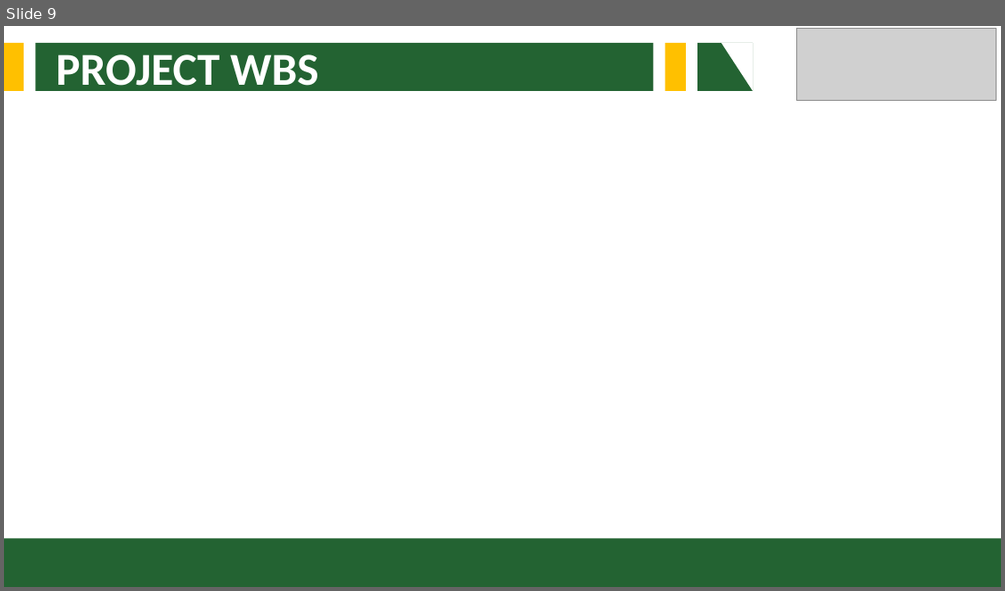
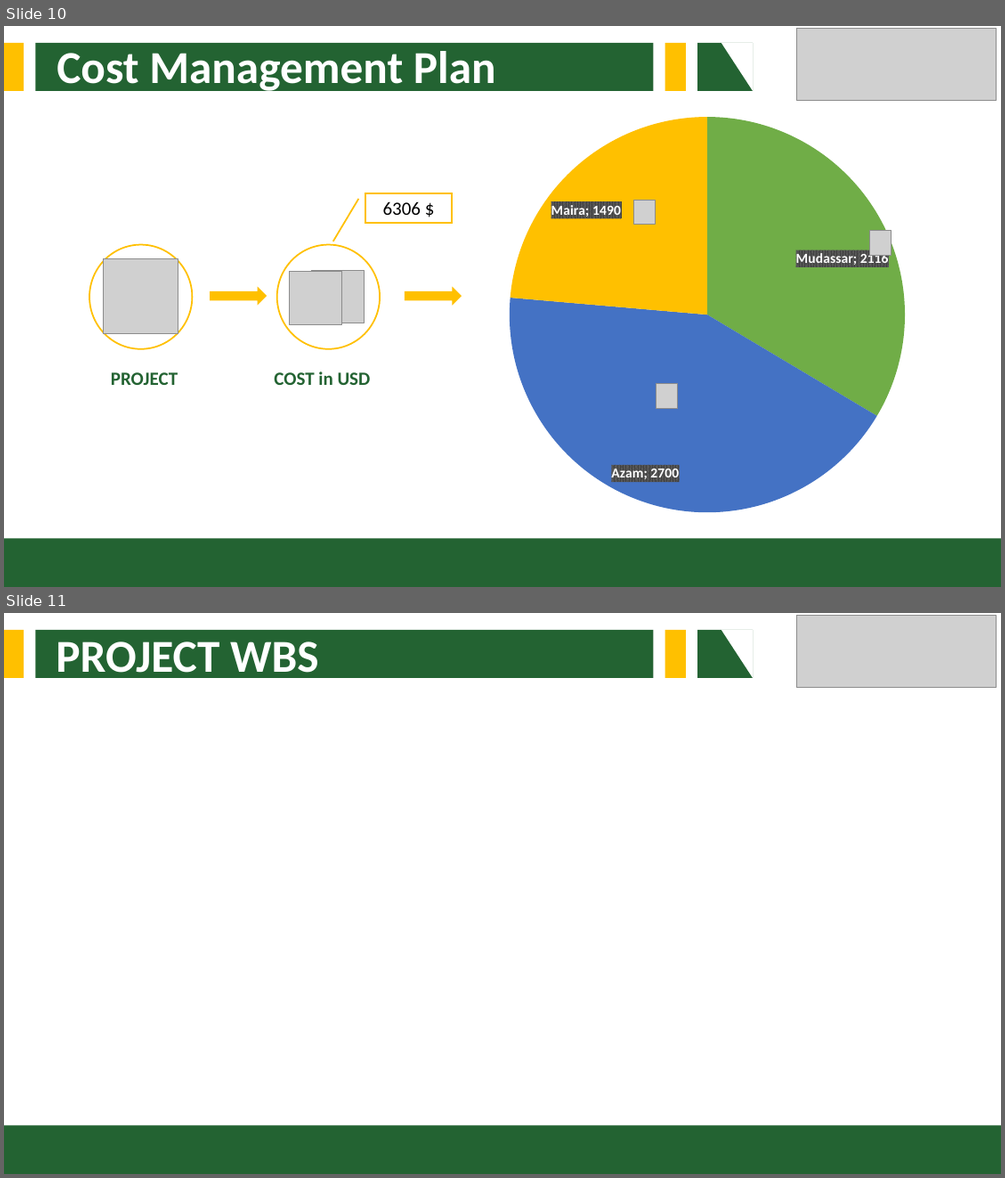
Before and after one commit to Mudassar045/learningvscode, a slide deck: final-project-presentation.pptx. Shown one above the other, each under a label of ours: slide 9 before the commit, slides 10 and 11 after it. The pictures are 1005x591 and 1005x1178 pixels, drawn with LibreOffice and Linux fonts; fonts in the diff are those of the drawing; grey boxes stand for pictures. Boxes give left, top, right and bottom in pixels: in the first picture for what was removed or moved away, otherwise in the second. Text is boxed around its words. In the diff, an @@ line names an element or a change of style, - is before the commit and + after.

```diff
--- a/final-project-presentation.pptx
+++ b/final-project-presentation.pptx
@@ slide 10 added at (4, 26, 1001, 587), background #FFFFFF @@
@@ rectangle added at (4, 42, 24, 90), fill #FFC000 @@
@@ rectangle added at (35, 42, 653, 90), fill #236332 @@
@@ text added at (57, 51, 496, 95), 44 pt, text #FFFFFF, bold @@
+Cost Management Plan
@@ rectangle added at (665, 42, 686, 90), fill #FFC000 @@
@@ rectangle added at (698, 42, 753, 90), fill #236332 @@
@@ right triangle added at (721, 42, 752, 90), fill #FFFFFF @@
@@ picture added at (797, 29, 996, 100) @@
@@ pie chart added at (447, 107, 968, 523) @@
+categories: Mudassar, Azam, Maira
+Series 1: 2116, 2700, 1490
@@ border callout added at (366, 192, 452, 223), outline #FFC000 1.5 pt, 18 pt, text #000000 @@
+6306 $
@@ picture added at (633, 200, 655, 224) @@
@@ picture added at (870, 231, 890, 256) @@
@@ ellipse added at (89, 244, 192, 349), outline #FFC000 1.5 pt @@
@@ picture added at (104, 258, 178, 333) @@
@@ ellipse added at (277, 244, 380, 349), outline #FFC000 1.5 pt @@
@@ right arrow added at (210, 286, 267, 305), fill #FFC000 @@
@@ picture added at (289, 272, 342, 324) @@
@@ picture added at (311, 271, 364, 323) @@
@@ right arrow added at (404, 286, 461, 305), fill #FFC000 @@
@@ text added at (111, 372, 178, 385), 18 pt, text #236332, bold @@
+PROJECT
@@ text added at (274, 371, 371, 385), 18 pt, text #236332, bold @@
+COST in USD
@@ picture added at (657, 384, 678, 408) @@
@@ rectangle added at (4, 539, 1001, 587), fill #236332 @@
@@ what was slide 9 is now slide 11 @@
```
Also in this commit, not shown: 2 slides changed, 2 other slides added, 1 slide removed.
